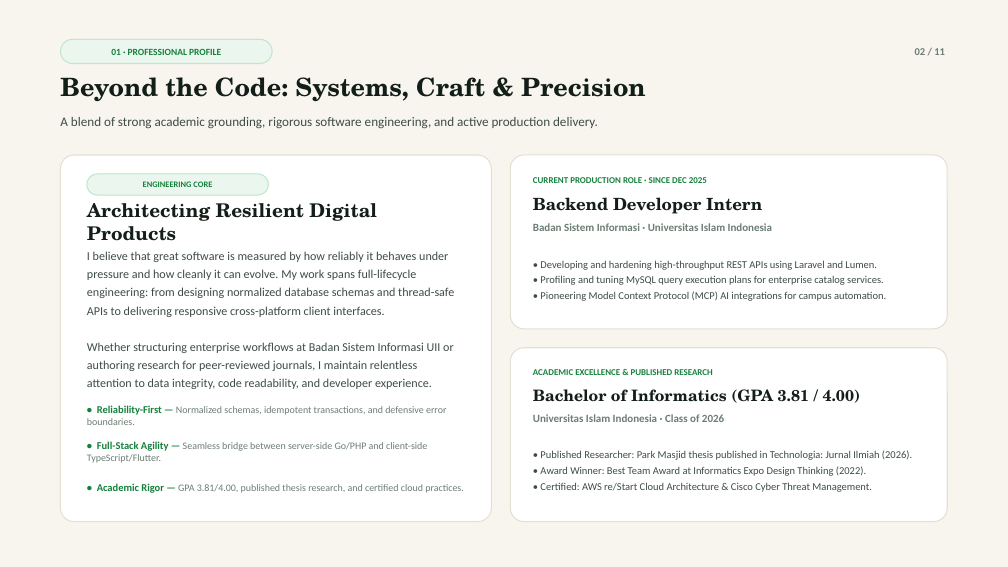
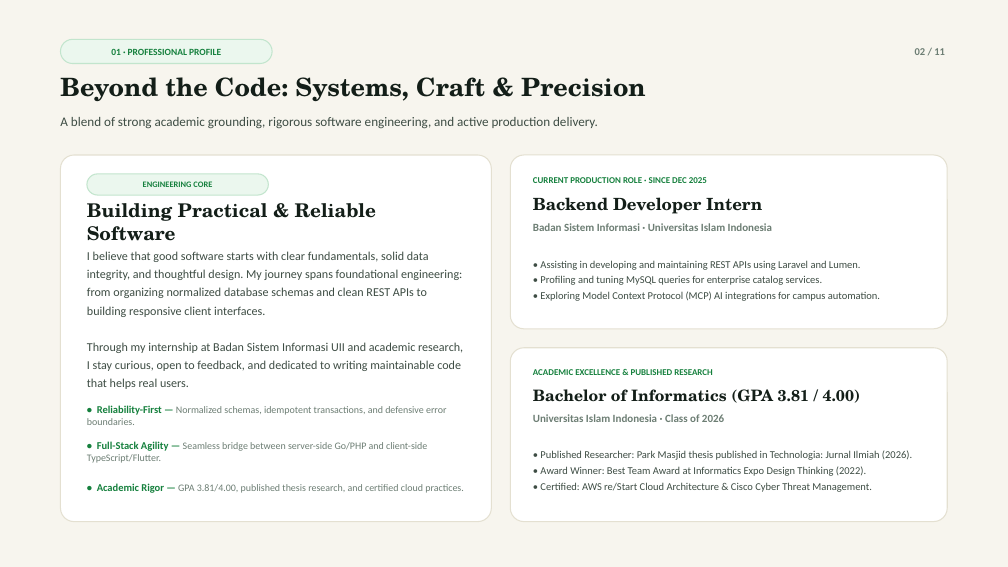
Before and after one commit to reiky03/portfolio, a slide deck: slide 2 of public/reiky-portfolio-presentation.pptx. Drawn at 1008x567 pixels with LibreOffice and Linux fonts; fonts in the diff are those of the drawing. Boxes give left, top, right and bottom in pixels: in the first picture for what was removed or moved away, otherwise in the second. Text is boxed around its words. In the diff, an @@ line names an element or a change of style, - is before the commit and + after.

```diff
--- a/public/reiky-portfolio-presentation.pptx
+++ b/public/reiky-portfolio-presentation.pptx
@@ text at [87,203,376,241]: text changed @@
-Architecting Resilient Digital Products
+Building Practical & Reliable Software
@@ text at [87,251,463,389]: text changed @@
-I believe that great software is measured by how reliably it behaves under pressure and how cleanly it can evolve. My work spans full-lifecycle engineering: from designing normalized database schemas and thread-safe APIs to delivering responsive cross-platform client interfaces.
-Whether structuring enterprise workflows at Badan Sistem Informasi UII or authoring research for peer-reviewed journals, I maintain relentless attention to data integrity, code readability, and developer experience.
+I believe that good software starts with clear fundamentals, solid data integrity, and thoughtful design. My journey spans foundational engineering: from organizing normalized database schemas and clean REST APIs to building responsive client interfaces.
+Through my internship at Badan Sistem Informasi UII and academic research, I stay curious, open to feedback, and dedicated to writing maintainable code that helps real users.
@@ text at [540,260,880,301]: text changed @@
-• Developing and hardening high-throughput REST APIs using Laravel and Lumen.
-• Profiling and tuning MySQL query execution plans for enterprise catalog services.
-• Pioneering Model Context Protocol (MCP) AI integrations for campus automation.
+• Assisting in developing and maintaining REST APIs using Laravel and Lumen.
+• Profiling and tuning MySQL queries for enterprise catalog services.
+• Exploring Model Context Protocol (MCP) AI integrations for campus automation.
```
Also in this commit, not shown: 6 other slides changed, 5 other files.
